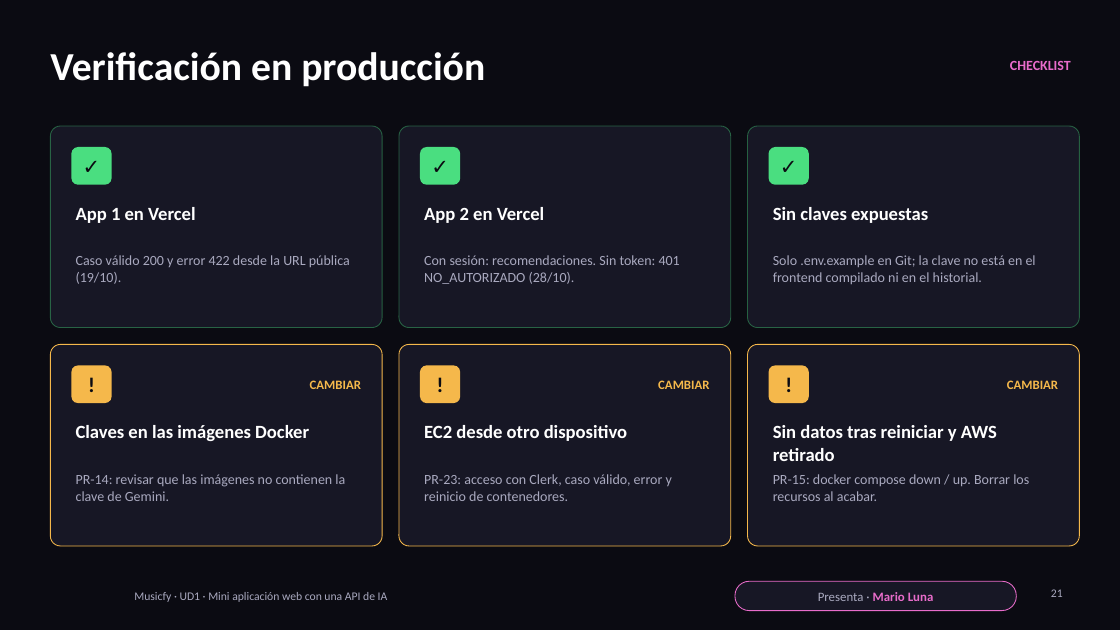
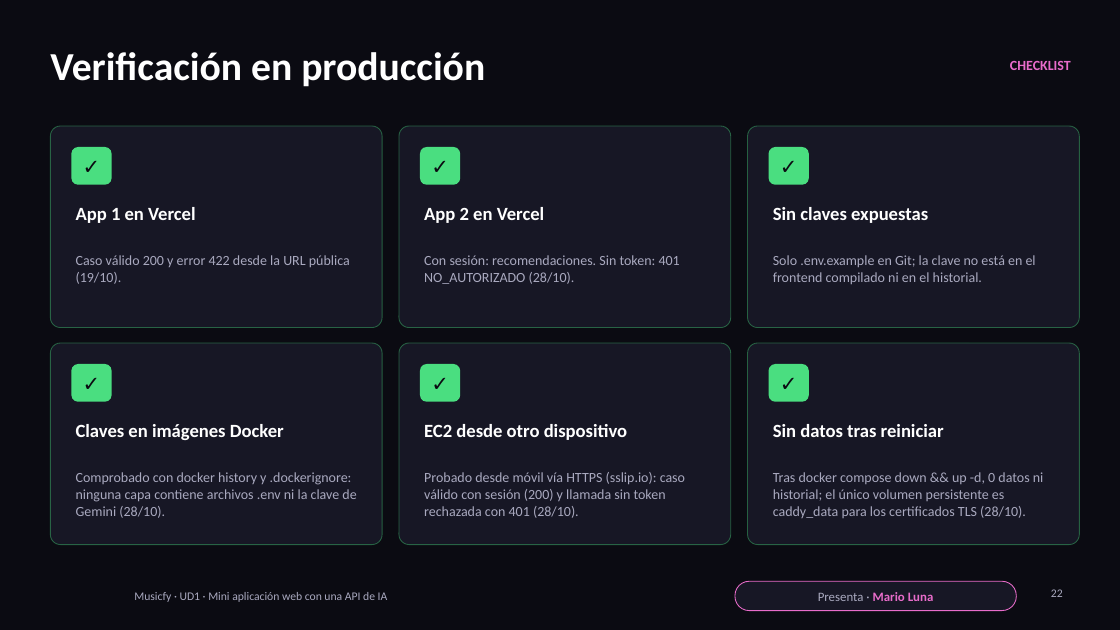
Before and after one commit to N13T4C0/ProyectoWebIA, a slide deck: slide 22 of presentacion/Musicfy-Presentacion.pptx (slide 21 before the commit). Drawn at 1120x630 pixels with LibreOffice and Linux fonts; fonts in the diff are those of the drawing; background and template pictures are left out. Boxes give left, top, right and bottom in pixels: in the first picture for what was removed or moved away, otherwise in the second. Text is boxed around its words. In the diff, an @@ line names an element or a change of style, - is before the commit and + after.

```diff
--- a/presentacion/Musicfy-Presentacion.pptx
+++ b/presentacion/Musicfy-Presentacion.pptx
@@ outline #F5B84B 0.75 pt to #4ADE80 0.75 pt in 3 elements at bbox=[50, 343, 382, 544], bbox=[399, 343, 731, 544], bbox=[748, 343, 1080, 544] @@
@@ text at bbox=[71, 364, 112, 402]: text changed @@
-!
+✓
@@ text removed at bbox=[310, 380, 361, 389] @@
-CAMBIAR
@@ text at bbox=[420, 364, 460, 402]: text changed @@
-!
+✓
@@ text removed at bbox=[658, 380, 709, 389] @@
-CAMBIAR
@@ text at bbox=[769, 364, 809, 402]: text changed @@
-!
+✓
@@ fill #F5B84B to #4ADE80 in 3 elements at bbox=[71, 364, 112, 402], bbox=[420, 364, 460, 402], bbox=[769, 364, 809, 402] @@
@@ text removed at bbox=[1007, 380, 1058, 389] @@
-CAMBIAR
@@ text at bbox=[76, 424, 284, 440]: text changed @@
-Claves en las imágenes Docker
+Claves en imágenes Docker
@@ text at bbox=[773, 424, 944, 437]: text changed @@
-Sin datos tras reiniciar y AWS retirado
+Sin datos tras reiniciar
@@ text at bbox=[76, 472, 356, 518]: text changed @@
-PR-14: revisar que las imágenes no contienen la clave de Gemini.
+Comprobado con docker history y .dockerignore: ninguna capa contiene archivos .env ni la clave de Gemini (28/10).
@@ text at bbox=[424, 472, 685, 518]: text changed @@
-PR-23: acceso con Clerk, caso válido, error y reinicio de contenedores.
+Probado desde móvil vía HTTPS (sslip.io): caso válido con sesión (200) y llamada sin token rechazada con 401 (28/10).
@@ text at bbox=[773, 472, 1044, 518]: text changed @@
-PR-15: docker compose down / up. Borrar los recursos al acabar.
+Tras docker compose down && up -d, 0 datos ni historial; el único volumen persistente es caddy_data para los certificados TLS (28/10).
```
Also in this commit, not shown: 2 other slides changed, 2 slides added, 1 slide removed, 2 other files.
